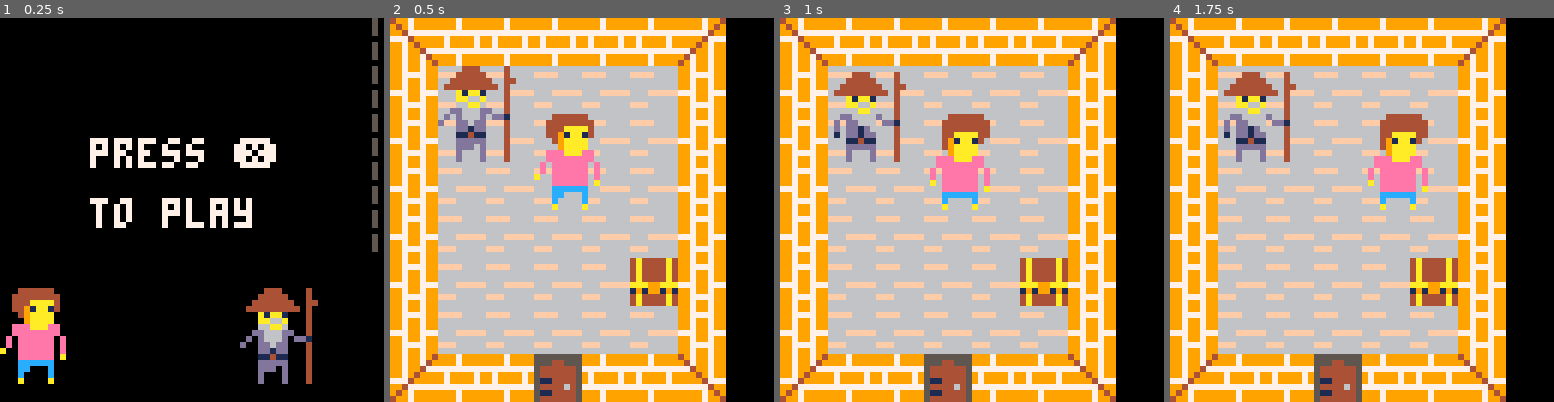
Above: before the commit, frames 1-4 (left to right).
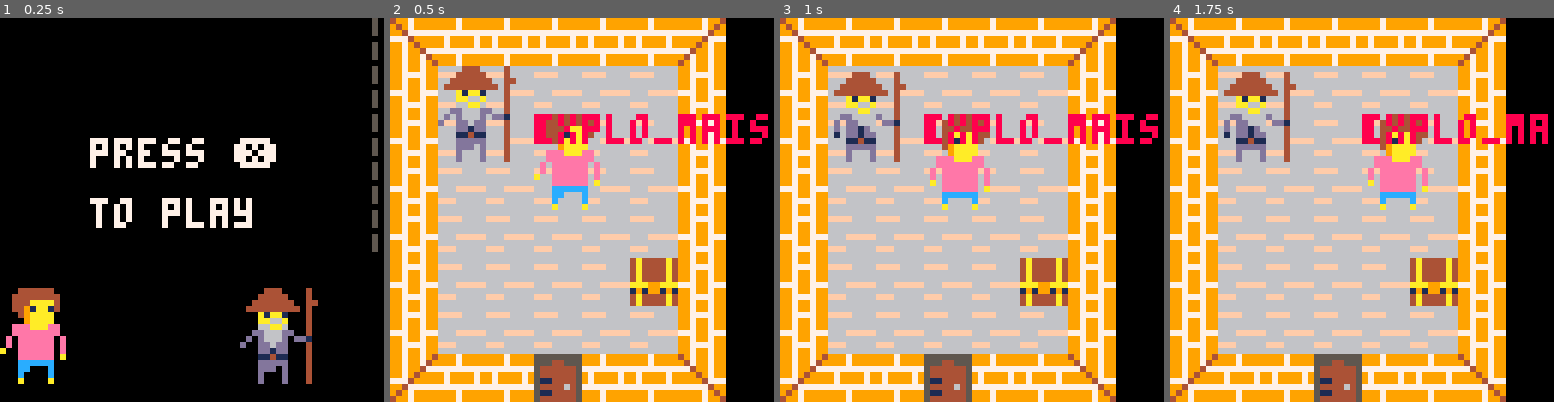
Above: after the commit, the same moments.

Repository: EmilieRobert33/LOWREZJAM
Game: PICO-8 cartridge jeux.p8
Same seed, same stepped clock (60 frames per second), same inputs: the game is played once before the commit and once after it.
Inputs:
- Up to frame 1 (0.25 s): no input
- Up to frame 2 (0.5 s): tap X (X key) at 0.33 s
- Up to frame 3 (1 s): tap O (Z key) at 0.7 s
- Up to frame 4 (1.75 s): tap X (X key) at 1.07 s; hold Right from 1.6 s (still down); tap O (Z key) at 1.7 s

Frame 1 is identical in both runs. In frame 2, 2.3% of the frame differs, in the area x 37-99%, y 25-33%; in frame 3, 2.3%; in frame 4, 1.8%.

Commit message:
son jeux explo animation et tile changement etat

Diff:
--- a/jeux.p8
+++ b/jeux.p8
@@ -24,6 +24,7 @@
 	if (etat=="menu")	draw_menu()
 	draw_explo_maison()
 	draw_combat()
+	if(etat=="dialogue_debut_soso1") cls()
 
 end
 ---------------------------------------
@@ -204,14 +205,14 @@
 
 function update_explo_maison()
 	if (etat=="explo_maison") then
-		--update_map()
+		update_map()
 		move_player()
 		if (nbr_pas == 3) then
 			etat="dialogue_debut_sensei"
 		end
 		anim_player()
 	elseif etat=="explo_hot_dog_city" then
-		--update_map()
+		update_map()
 		move_player()
 		anim_player()
 	end
@@ -616,13 +617,13 @@
 function get_key(x,y)
 	p.keys+=1
 	swap_tile(x,y)
-	sfx(3)
+	sfx(21)
 end
 
 function open_door(x,y)
 	p.keys-=1
 	swap_tile(x,y)
-	sfx(4)
+	sfx(22)
 end
 
 function get_item_portail(x,y)
@@ -642,13 +643,15 @@
 	p.sprite=66
 	p.keys=0
 	p.itemsportail=0
-	p.anim="walk"
-	p.walk={f=66,st=66,sz=2,spd=1/30}
+	p.flag=1
+	--p.anim="walk"
+	--p.walk={f=66,st=66,sz=2,spd=1/30}
 end
 
 function draw_player()
 	spr(p.sprite,p.x*8,p.y*8,2,2)
-	--print(p.x,p.x*8,p.y*8,8)
+	print(p.flag,p.x*8,p.y*8,8)
+	print(etat,p.x*8,p.y*8,8)
 end
 
 function draw_sensei()
@@ -683,7 +686,7 @@
 		p.x=mid(0,newx,63*8)
 		p.y=mid(0,newy,63*8)
 	else
-		sfx(1)
+		sfx(20)
 	end
 
 end
@@ -696,14 +699,16 @@
 	elseif(is_tile(itemportail,x,y)) then
 		get_item_portail(x,y)
 		draw_portail()
-	elseif(is_tile(tel,x,y)) then
+	elseif(is_tile(tel,x,y) and p.flag==1) then
 		etat="explo_hot_dog_city"
 		newx=59
 		newy=26
-
+		p.flag=0
 		--etat="dialogue_debut_sensei"
 		--p.x=21*8
 		--p.y=24*8
+	elseif(is_tile(tel,x,y) and p.flag==0) then
+		etat="dialogue_debut_soso1"
 	end
 end
 
@@ -891,17 +896,17 @@
 4f4f94f4ffffffff191991914a4444a45444464550000005fff5ffffffffffffff9fff9fffffffff994777777777777777777499000000000000000000000000
 444ff9f9ffffffff4a4444a44a4444a45114444550000005ff55ffffffffffffff8fff8fff8fff8f949799999997999999997949000000000000000000000000
 999fffffffffffff4a4444a44a4444a45444444550000005f55ffffffffffffff444f444f444f444499799999997999999997994000000000000000000000000
-ffffffff1111111144444444ffffffff1111111144444444994444444499449999444444f999999f155555510001000000000000000000000000000000000000
-ffffffff1111111144444444f999f99fccc111114449444499449994444444999944999499999999556555550011110000000000000000000000000000000000
-ffffffff1111111144444444ffffffff11111111999499949944444444444499994444449949994955555555000a000000000000000000000000000000000000
-ffffffff1111111144444444ffffffff11ccc1114444444499444444999444999944444449999999555555650595950000000000000000000000000000000000
-ffffffff1111111144444444fff999ff111111114449444499499444444444999949944499994999565555555045405000000000000000000000000000000000
-ffffffff1111111144444444ffffffff11111cc19994999499444444444444999944444499949999c85555550066600000000000000000000000000000000000
-ffffffff1111111144444444f999ffff1111111144444444994444444994449999444444d999949fc88555510050500000000000000000000000000000000000
-ffffffff1111111144444444ffffffff1cccc11144444444994449944499449999444994ddddddffccc551110050500000000000000000000000000000000000
+ffffffff1111111144444444ffffffff1111111144444444994444444499449999444444f999999f1555555100010000bbbbbbbb222222220000000000000000
+ffffffff1111111144444444f999f99fccc1111144494444994499944444449999449994999999995565555500111100bbbbbbbb222222220000000000000000
+ffffffff1111111144444444ffffffff11111111999499949944444444444499994444449949994955555555000a0000bbbbbbbb222222220000000000000000
+ffffffff1111111144444444ffffffff11ccc11144444444994444449994449999444444499999995555556505959500bbbbbbbb222222220000000000000000
+ffffffff1111111144444444fff999ff1111111144494444994994444444449999499444999949995655555550454050bbbbbbbb222222220000000000000000
+ffffffff1111111144444444ffffffff11111cc19994999499444444444444999944444499949999c855555500666000bbbbbbbb222222220000000000000000
+ffffffff1111111144444444f999ffff1111111144444444994444444994449999444444d999949fc885555100505000bbbbbbbb222222220000000000000000
+ffffffff1111111144444444ffffffff1cccc11144444444994449944499449999444994ddddddffccc5511100505000bbbbbbbb222222220000000000000000
 __gff__
-0000000000000000000000000000000000000000000000000000000000000000000000000000000000000000000000000000000000000000000000000000000000000000000000000000000000000000000000000000000000000000000000000000000000000000000000000000000000000000000000000000000000000000
-0000000000000000000000000000000000000000000000000000000000000000000000000000000000000000000000000000000000000000000000000000000000000000000000000000010101000000000000000000000000000100010000000200030105002000010001010100000000010000010000000001010040000000
+0000000000000000000000000000000000000000000000000000000000000000000000000000000000000000000000000000000000000000000000000000000000000000000000000000000000000000000000000000000000000000000000000101010101010101000000000000000001010101010101010000000000000000
+0000000000000000000000000000000000000000000000000000000000000000000000000000000000000000000000000000000000000000000000000000000000000000000000000000010101000000000000000000000000000100010000000200030105002000091001010100000000010000010000000001010040400000
 __map__
 cacbcbcbcbcbcc00000000000000000000000000000000000000000000000000000000000000000000000000000000000000000000000000000000000000000000000000000000000000000000000000000000000000000000000000000000000000000000000000000000000000000000000000000000000000000000000000
 dcdbdbdbdbdbdc00000000000000000000000000000000000000000000000000000000000000000000000000000000000000000000000000000000000000000000000000000000000000000000000000000000000000000000000000000000000000000000000000000000000000000000000000000000000000000000000000
@@ -927,7 +932,7 @@
 0000000000000000000000000000000000000000000000000000000000000000000000000000000000000000000000000000000000f1f1f1f1f5f5f5f5f5f1f1f1f1f1f1f1f0f0f0f0f0f00000000000000000000000000000000000000000000000000000000000000000000000000000000000000000000000000000000000
 0000000000000000000000000000000000000000000000000000000000000000000000000000000000000000000000000000000000f1f1f1f1f5f5f5f5f5f1f1f1f1f1f1f1f0f0f0f0f0f00000000000000000000000000000000000000000000000000000000000000000000000000000000000000000000000000000000000
 0000000000000000000000000000000000000000000000000000000000000000000000000000000000000000000000000000000000f1f1f1f1f0f0f0f0f0f1f1f1f1f1f1f1f0f0f0f0f0000000000000000000000000000000000000000000000000000000000000000000000000000000000000000000000000000000000000
-000000000000000000000000000000000000000000000000000000000000000000000000000000000000000000000000000000000000f0f0f0f0f0f0f0f0f0f00000000000000000f0f0000000000000000000000000000000000000000000000000000000000000000000000000000000000000000000000000000000000000
+000000000000000000000000000000000000000000000000000000000000000000000000000000000000000000000000000000000000f0f0f0f0f0fdf0f0f0f00000000000000000f0f0000000000000000000000000000000000000000000000000000000000000000000000000000000000000000000000000000000000000
 000000000000000000000000000000000000000000000000000000000000000000000000000000000000000000000000000000000000f0f0f3f0f0f0f3f3f3f000000000000000000000000000000000000000000000000000000000000000000000000000000000000000000000000000000000000000000000000000000000
 000000000000000000000000000000000000000000000000000000000000000000000000000000000000d00000000000000000000000f0f0f3f0f0f0f0f3f0f000000000000000000000000000000000000000000000000000000000000000000000000000000000000000000000000000000000000000000000000000000000
 0000000000000000000000000000000000000000000000000000000000000000000000000000000000d0d00000000000000000000000f0f0f3f0f0f0f0f3f0f000000000000000000000000000000000000000000000000000000000000000000000000000000000000000000000000000000000000000000000000000000000
Not shown, changed: the sound effects (__sfx__) section of jeux.p8
